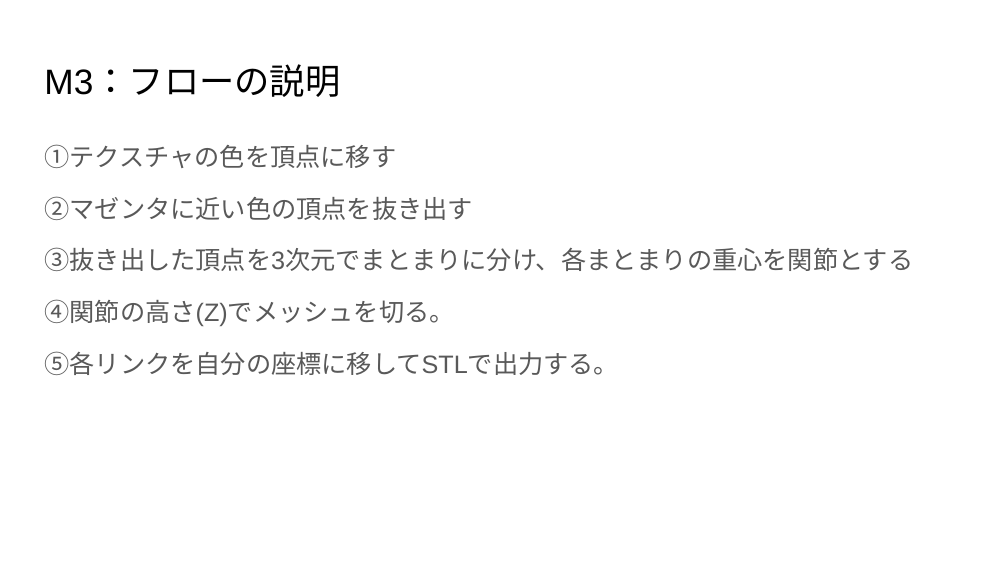
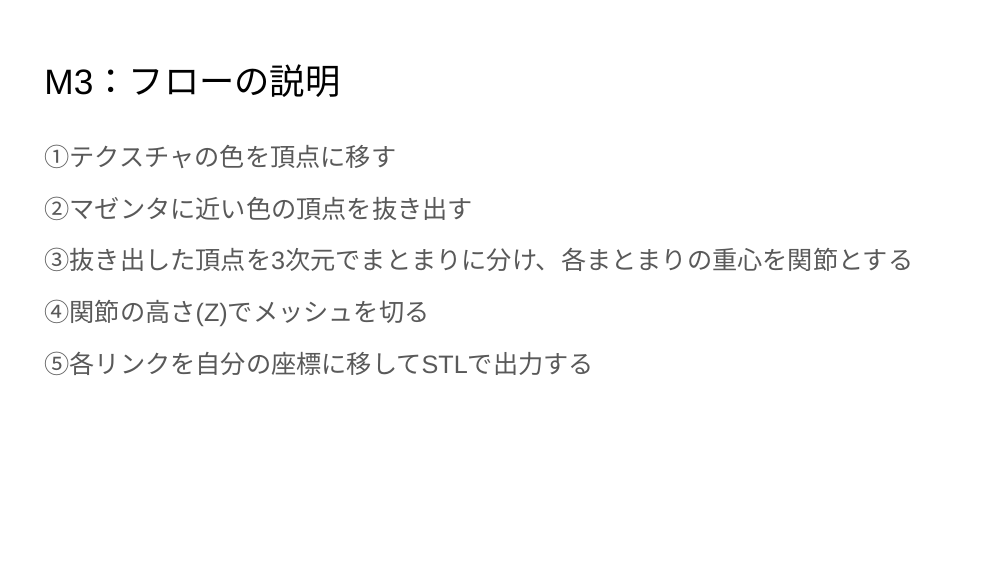
Before and after one commit to 233301koshiro/StackelbergPPO, a slide deck: slide 12 of docs/研究応用/執筆/システムフロー解説(M1~M7).pptx (slide 9 before the commit). Drawn at 1008x567 pixels with LibreOffice and Linux fonts; fonts in the diff are those of the drawing. Boxes give left, top, right and bottom in pixels: in the first picture for what was removed or moved away, otherwise in the second. Text is boxed around its words. In the diff, an @@ line names an element or a change of style, - is before the commit and + after.

```diff
--- a/docs/研究応用/執筆/システムフロー解説(M1~M7).pptx
+++ b/docs/研究応用/執筆/システムフロー解説(M1~M7).pptx
@@ text at [44, 299, 593, 375]: text changed @@
-④関節の高さ(Z)でメッシュを切る。
-⑤各リンクを自分の座標に移してSTLで出力する。
+④関節の高さ(Z)でメッシュを切る
+⑤各リンクを自分の座標に移してSTLで出力する
```
Also in this commit, not shown: 13 other slides changed, 6 slides added, 10 other files.
